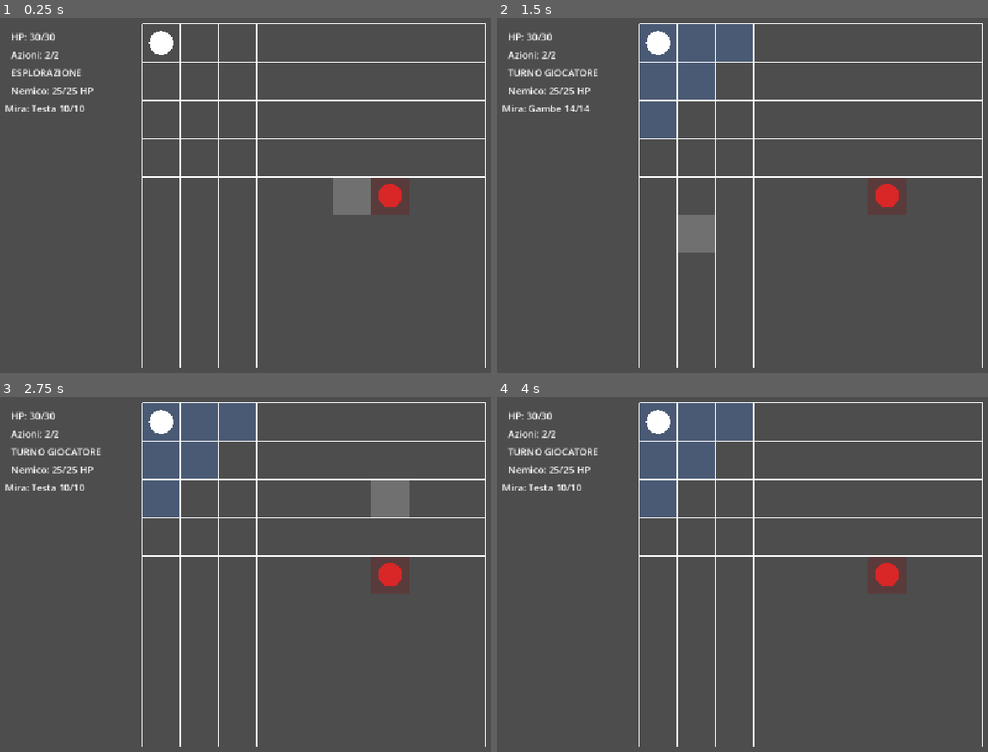
Above: before the commit, frames 1-4 (two rows, left to right).
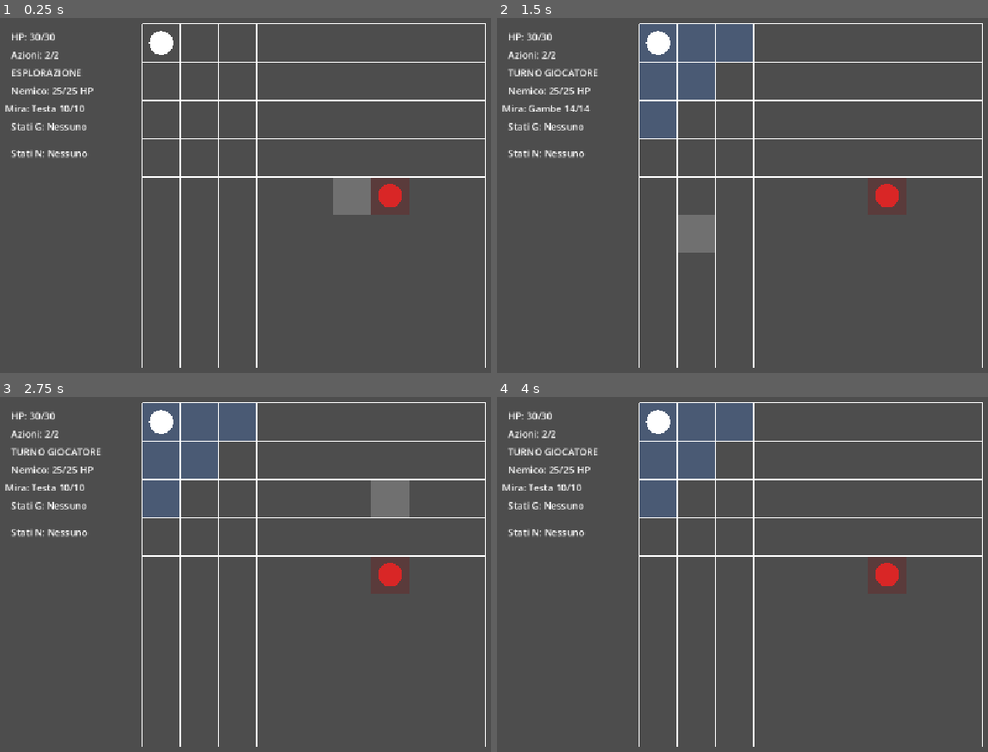
Above: after the commit, the same moments.

Repository: Chivas1504/Gioco
Game: Godot game, scene res://scenes/game.tscn
Same seed, same stepped clock (60 frames per second), same inputs: the game is played once before the commit and once after it.
Inputs (mouse positions are in pixels of both pictures, inside the frame that each line leads up to):
- Up to frame 1 (0.25 s): no input
- Up to frame 2 (1.5 s): tap Enter at 0.5 s; move the mouse to (983, 184) at 0.52 s; tap C at 0.6 s; click (983, 184) at 0.67 s; tap Space at 1.25 s; move the mouse to (698, 223) at 1.27 s; tap Q at 1.35 s; click (698, 223) at 1.42 s
- Up to frame 3 (2.75 s): tap Enter at 2 s; move the mouse to (407, 499) at 2.02 s; tap E at 2.1 s; click (407, 499) at 2.17 s
- Up to frame 4 (4 s): tap Space at 2.75 s; move the mouse to (801, 663) at 2.77 s; tap 1 at 2.85 s; click (801, 663) at 2.92 s; tap Enter at 3.5 s; move the mouse to (outside the picture) at 3.52 s; tap 2 at 3.6 s; click (outside the picture) at 3.67 s

The runs differ from the first frame. In frame 1, 0.4% of the frame differs, in the area x 2-19%, y 29-40%; in frame 2, 0.4%; in frame 3, 0.4%; in frame 4, 0.4%.

Commit message:
Show status effects in combat HUD

Diff:
--- a/scenes/game.tscn
+++ b/scenes/game.tscn
@@ -27,7 +27,7 @@
 offset_bottom = 40.0
 
 [node name="CombatPanel" type="Panel" parent="UI/HUD" unique_id=1667139331]
-custom_minimum_size = Vector2(240, 170)
+custom_minimum_size = Vector2(240, 260)
 custom_maximum_size = Vector2(0, 0)
 layout_mode = 0
 offset_left = 20.0
@@ -74,3 +74,21 @@
 offset_right = 86.0
 offset_bottom = 260.0
 text = "Mira: Testa"
+
+[node name="PlayerStatusLabel" type="Label" parent="UI/HUD/CombatPanel" unique_id=615252701]
+custom_maximum_size = Vector2(220, 40)
+layout_mode = 0
+offset_left = 10.0
+offset_top = 160.0
+offset_right = 230.0
+offset_bottom = 200.0
+autowrap_mode = 3
+
+[node name="EnemyStatusLabel" type="Label" parent="UI/HUD/CombatPanel" unique_id=1127790825]
+custom_maximum_size = Vector2(220, -1)
+layout_mode = 0
+offset_left = 10.0
+offset_top = 205.0
+offset_right = 230.0
+offset_bottom = 250.0
+autowrap_mode = 3
--- a/scripts/core/game.gd
+++ b/scripts/core/game.gd
@@ -10,6 +10,14 @@
 @onready var state_label: Label = $UI/HUD/CombatPanel/StateLabel
 @onready var enemy_hp_label: Label = $UI/HUD/CombatPanel/EnemyHPLabel
 @onready var target_part_label: Label = $UI/HUD/CombatPanel/TargetPartLabel
+
+@onready var player_status_label: Label = (
+	$UI/HUD/CombatPanel/PlayerStatusLabel
+)
+
+@onready var enemy_status_label: Label = (
+	$UI/HUD/CombatPanel/EnemyStatusLabel
+)
 
 
 const MOVE_TIME := 0.12
@@ -1252,6 +1260,53 @@
 	)
 
 
+func _status_summary_to_text(
+	statuses: Array[String]
+) -> String:
+	if statuses.is_empty():
+		return "Nessuno"
+
+	var result: String = ""
+
+	for index in range(statuses.size()):
+		if index > 0:
+			result += ", "
+
+		result += statuses[index]
+
+	return result
+
+
+func _update_status_labels() -> void:
+	var player_summary: Array[String] = (
+		player_statuses.get_status_summary()
+	)
+
+	player_status_label.text = (
+		"Stati G: "
+		+ _status_summary_to_text(
+			player_summary
+		)
+	)
+
+	if enemy.is_dead():
+		enemy_status_label.text = (
+			"Stati N: -"
+		)
+		return
+
+	var enemy_summary: Array[String] = (
+		enemy.status_manager.get_status_summary()
+	)
+
+	enemy_status_label.text = (
+		"Stati N: "
+		+ _status_summary_to_text(
+			enemy_summary
+		)
+	)
+
+
 func _update_ui() -> void:
 	hp_label.text = (
 		"HP: "
@@ -1306,6 +1361,8 @@
 			)
 		)
 
+	_update_status_labels()
+
 	if player_is_dead:
 		state_label.text = "MORTO"
 
